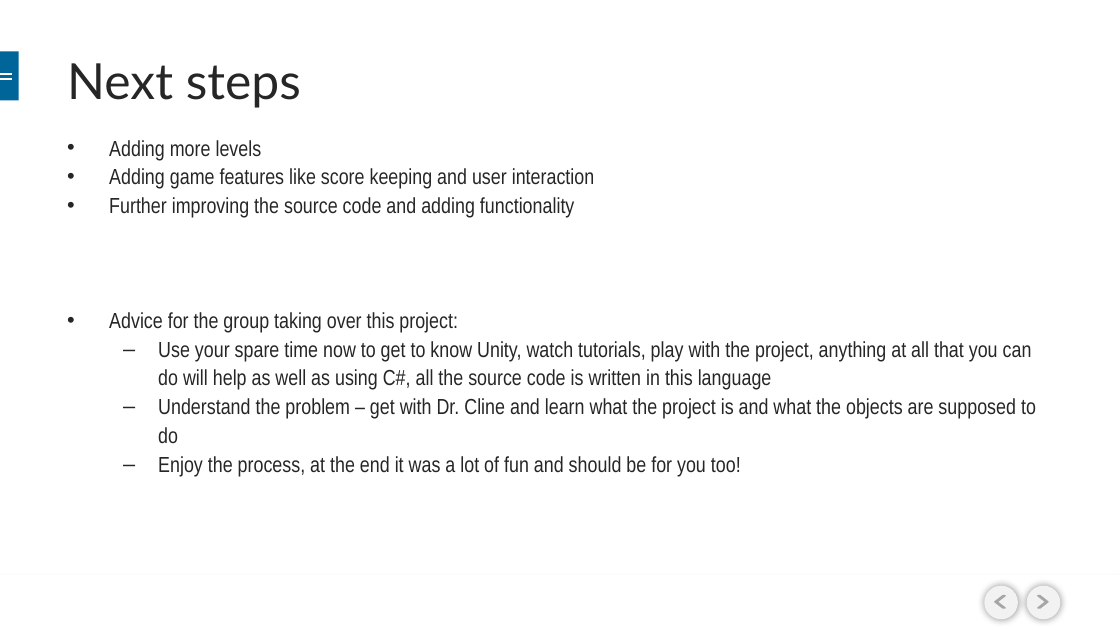
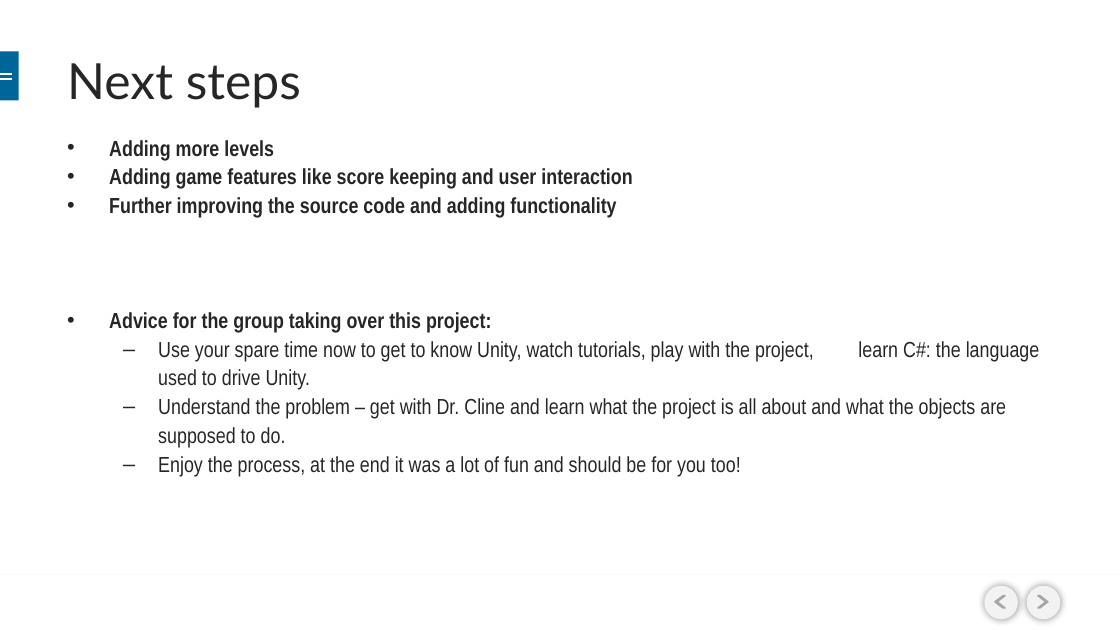
Before and after one commit to BioRubeBotProject/2015-Fall, a slide deck: slide 13 of Documents/BIORUBEBOT- CS452.pptx (slide 11 before the commit). Drawn at 1120x630 pixels with LibreOffice and Linux fonts; fonts in the diff are those of the drawing; background and template pictures are left out. Boxes give left, top, right and bottom in pixels: in the first picture for what was removed or moved away, otherwise in the second. Text is boxed around its words. In the diff, an @@ line names an element or a change of style, - is before the commit and + after.

```diff
--- a/Documents/BIORUBEBOT- CS452.pptx
+++ b/Documents/BIORUBEBOT- CS452.pptx
@@ text at <box>109,140,632,333</box>: bold on in "Adding more levels", "Adding game features like score keeping and ...", "Further improving the source code and adding ...", "Advice for the group taking over this ..." @@
@@ text at <box>158,341,1040,448</box>: text changed @@
-  – Use your spare time now to get to know Unity, watch tutorials, play with the project, anything at all that you can do will help as well as using C#, all the source code is written in this language
-  – Understand the problem – get with Dr. Cline and learn what the project is and what the objects are supposed to do
+  – Use your spare time now to get to know Unity, watch tutorials, play with the project, learn C#: the language used to drive Unity.
+  – Understand the problem – get with Dr. Cline and learn what the project is all about and what the objects are supposed to do.
```
Also in this commit, not shown: 8 other slides changed, 2 slides added, 5 other files.
